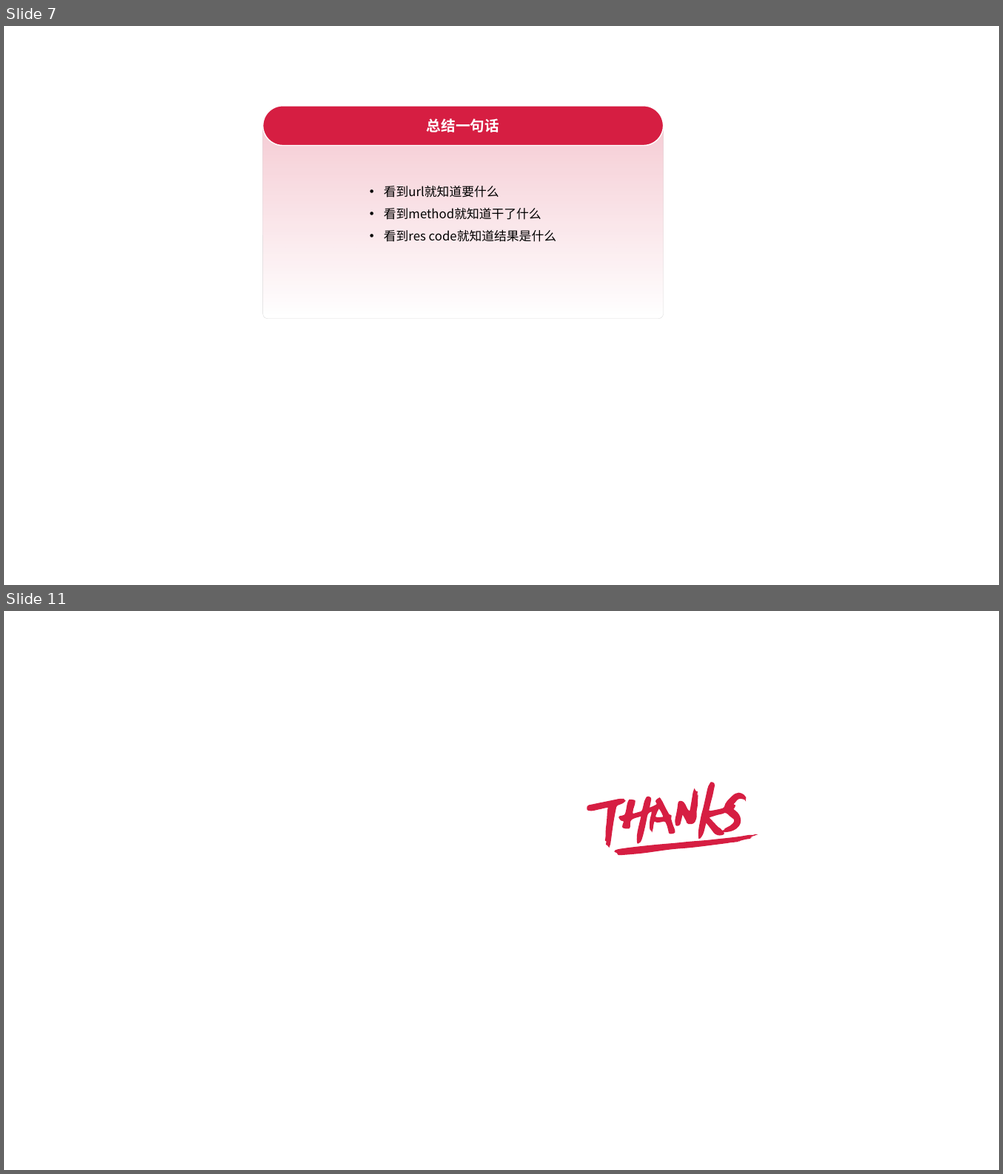
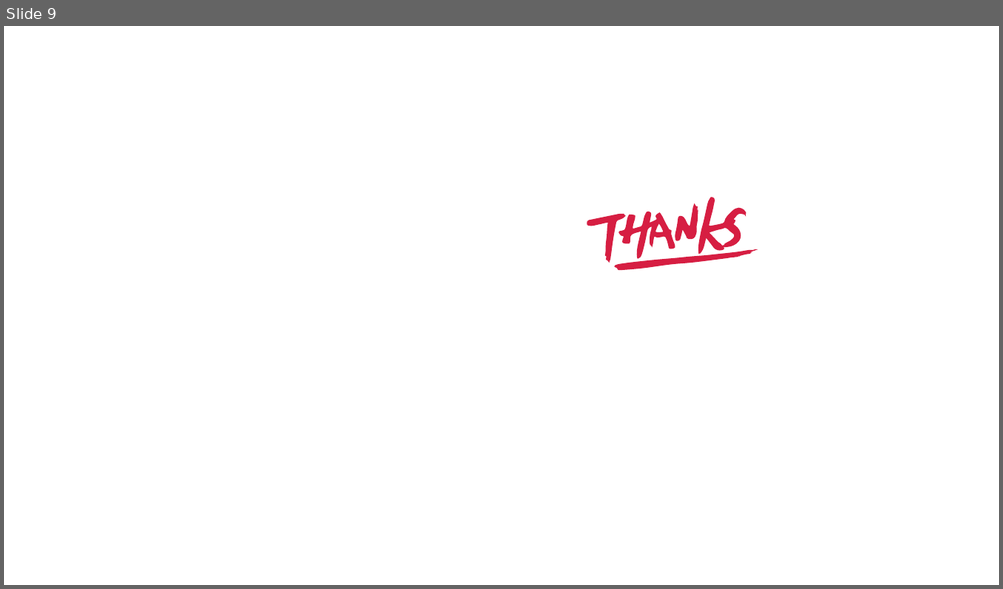
Before and after one commit to zyhahaha/note, a slide deck: share/个人简介.pptx. Shown one above the other, each under a label of ours: slides 7 and 11 before the commit, slide 9 after it; the slides between them are not shown. The pictures are 1003x1174 and 1003x589 pixels, drawn with LibreOffice and Linux fonts; fonts in the diff are those of the drawing; background and template pictures are left out. Boxes give left, top, right and bottom in pixels: in the first picture for what was removed or moved away, otherwise in the second. Text is boxed around its words. In the diff, an @@ line names an element or a change of style, - is before the commit and + after.

```diff
--- a/share/个人简介.pptx
+++ b/share/个人简介.pptx
@@ slide 7 removed at [4, 26, 999, 585], background #FFFFFF @@
@@ rounded rectangle removed at [263, 106, 663, 145] @@
-总结一句话
@@ rounded rectangle removed at [263, 124, 663, 319] @@
-• 看到url就知道要什么
-• 看到method就知道干了什么
-• 看到res code就知道结果是什么
@@ what was slide 11 is now slide 9 @@
```
Also in this commit, not shown: 3 slides changed, 5 slides added, 6 other slides removed, 3 other files.
